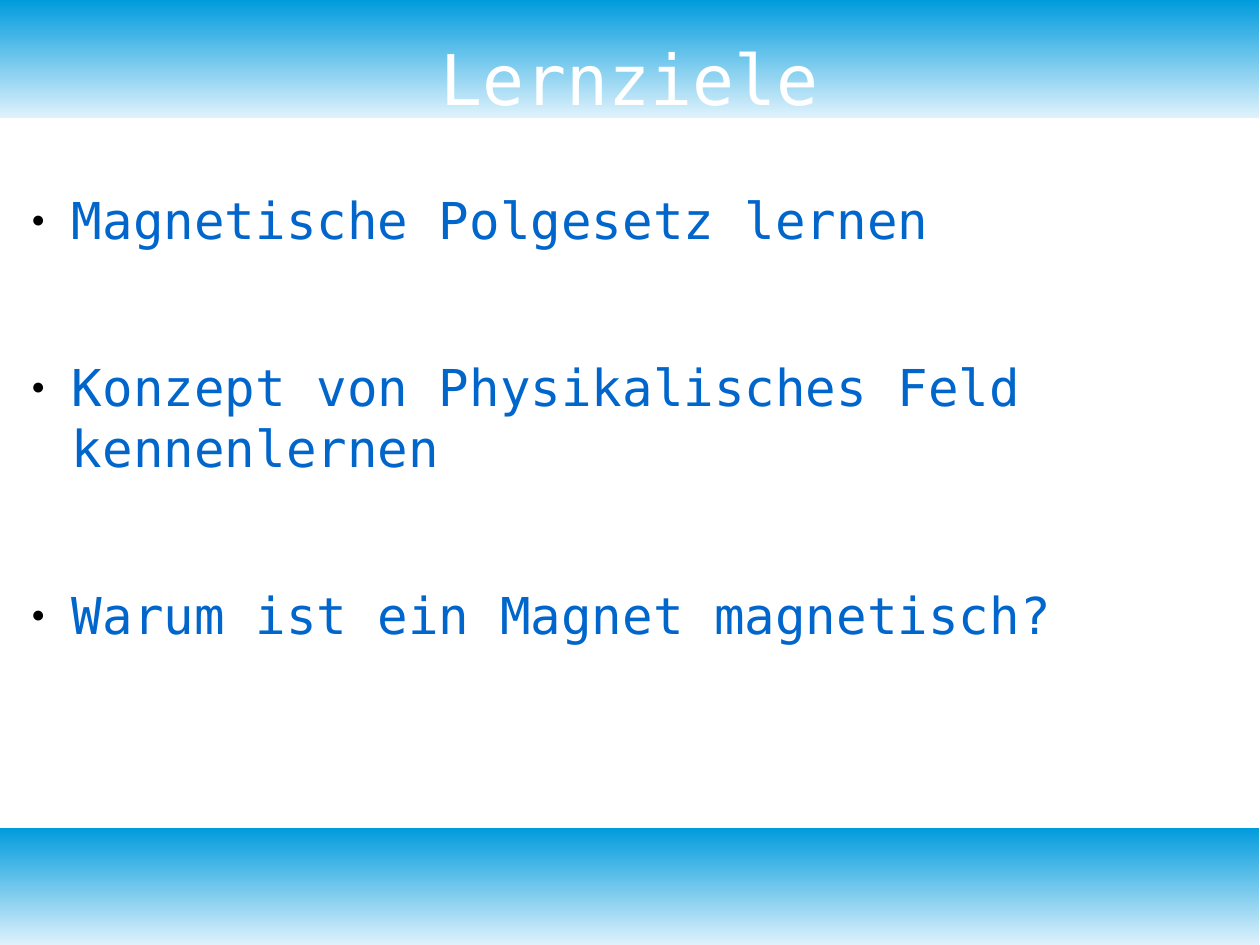
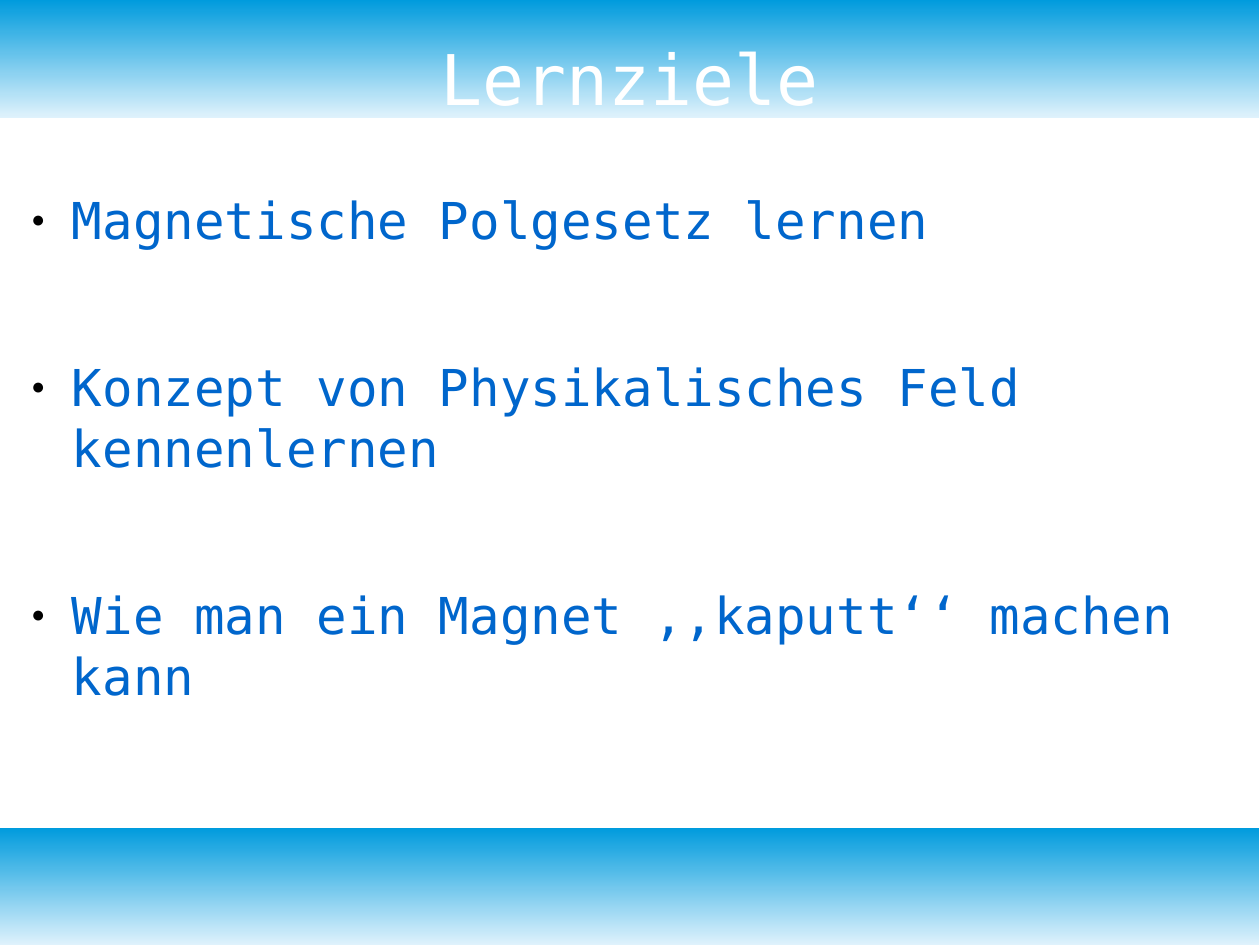
Before and after one commit to bearums/teaching, a slide deck: slide 2 of B5/physik/D12/2)Elektromagnetismus/03_Magnetfeld/Pres.odp. Drawn at 1260x945 pixels with LibreOffice and Linux fonts; fonts in the diff are those of the drawing. Boxes give left, top, right and bottom in pixels: in the first picture for what was removed or moved away, otherwise in the second. Text is boxed around its words. In the diff, an @@ line names an element or a change of style, - is before the commit and + after.

Commit message:
magnets

```diff
--- a/B5/physik/D12/2)Elektromagnetismus/03_Magnetfeld/Pres.odp
+++ b/B5/physik/D12/2)Elektromagnetismus/03_Magnetfeld/Pres.odp
@@ text at bbox=[72, 595, 1172, 696]: text changed @@
-● Warum ist ein Magnet magnetisch?
+● Wie man ein Magnet ,,kaputt‘‘ machen kann
```
Also in this commit, not shown: 2 other slides changed, 4 slides added, 2 slides removed, 3 other files.
